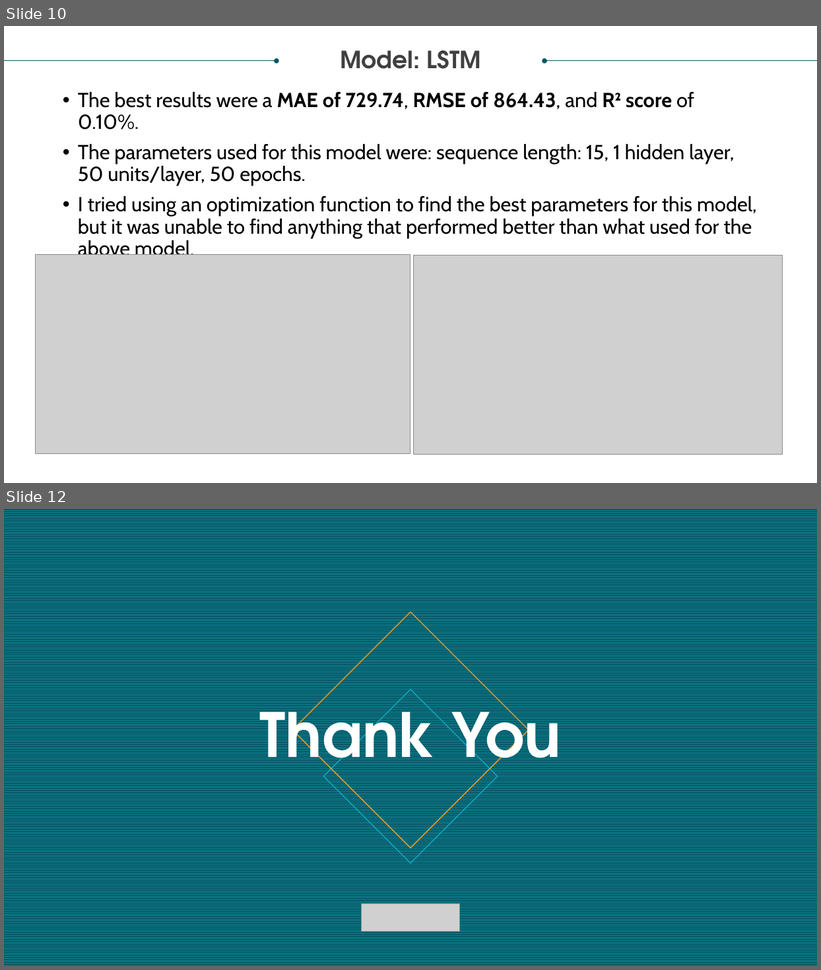
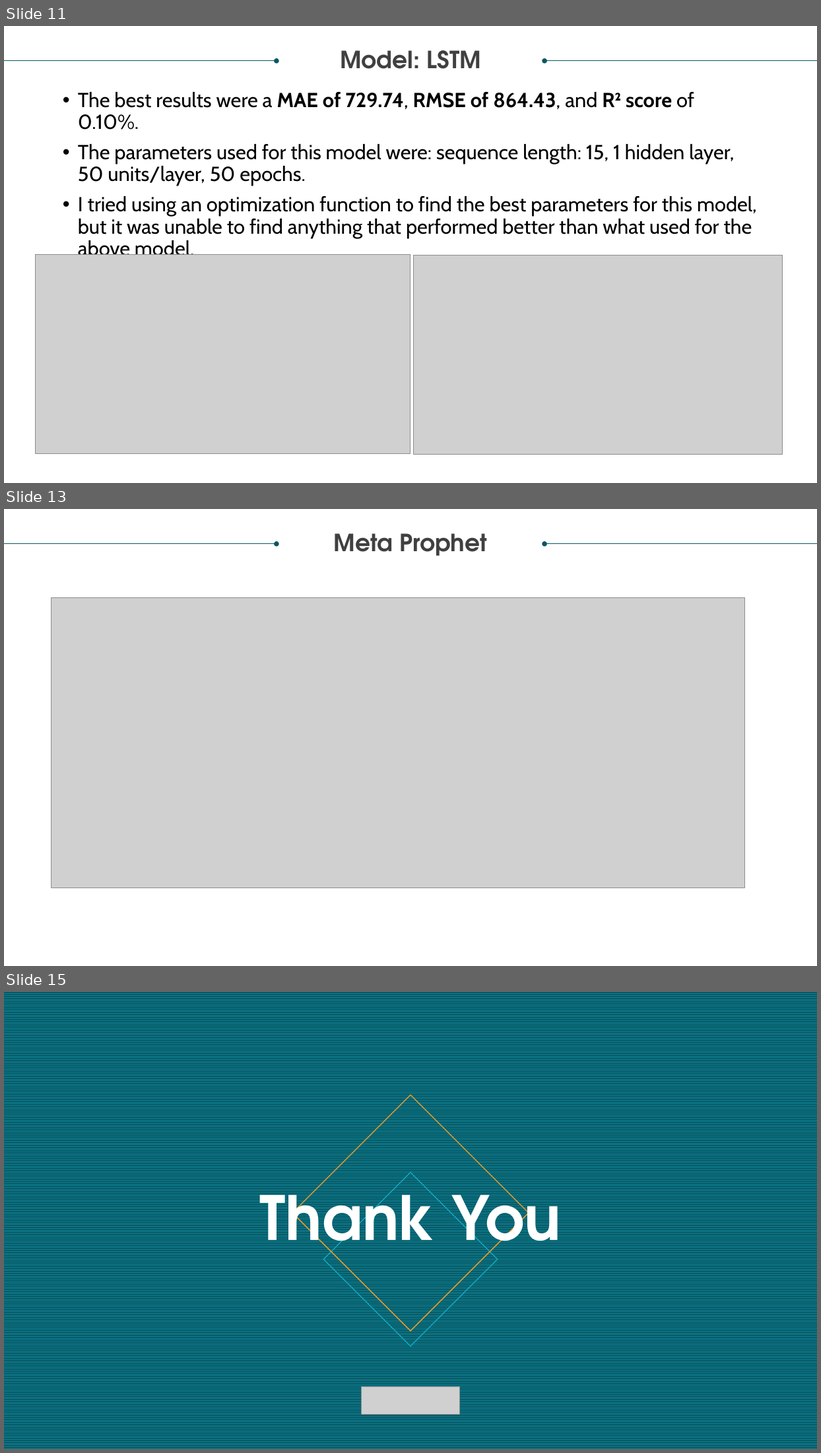
Before and after one commit to jcbritton/Weather_vs_Energy_Consumption, a slide deck: Project 4 Presentation.pptx. Shown one above the other, each under a label of ours: slides 10 and 12 before the commit, slides 11, 13 and 15 after it; the slides between them are not shown. The pictures are 821x970 and 821x1453 pixels, drawn with LibreOffice and Linux fonts; fonts in the diff are those of the drawing; grey boxes stand for pictures. Boxes give left, top, right and bottom in pixels: in the first picture for what was removed or moved away, otherwise in the second. Text is boxed around its words. In the diff, an @@ line names an element or a change of style, - is before the commit and + after.

Commit message:
Update with Prophet
Added my slides

```diff
--- a/Project 4 Presentation.pptx
+++ b/Project 4 Presentation.pptx
@@ slide 13 added at (x1=4, y1=509, x2=817, y2=966), background #FFFFFF @@
@@ arrow added from (4, 544) to (277, 544), #085764 0.5 pt @@
@@ text added at (x1=334, y1=533, x2=487, y2=556), 28 pt, text #404040, bold @@
+Meta Prophet
@@ arrow added from (817, 544) to (545, 544), #085764 0.5 pt @@
@@ picture added at (x1=51, y1=598, x2=745, y2=889) @@
@@ what was slide 10 is now slide 11 @@
@@ what was slide 12 is now slide 15 @@
```
Also in this commit, not shown: 2 other slides added.
